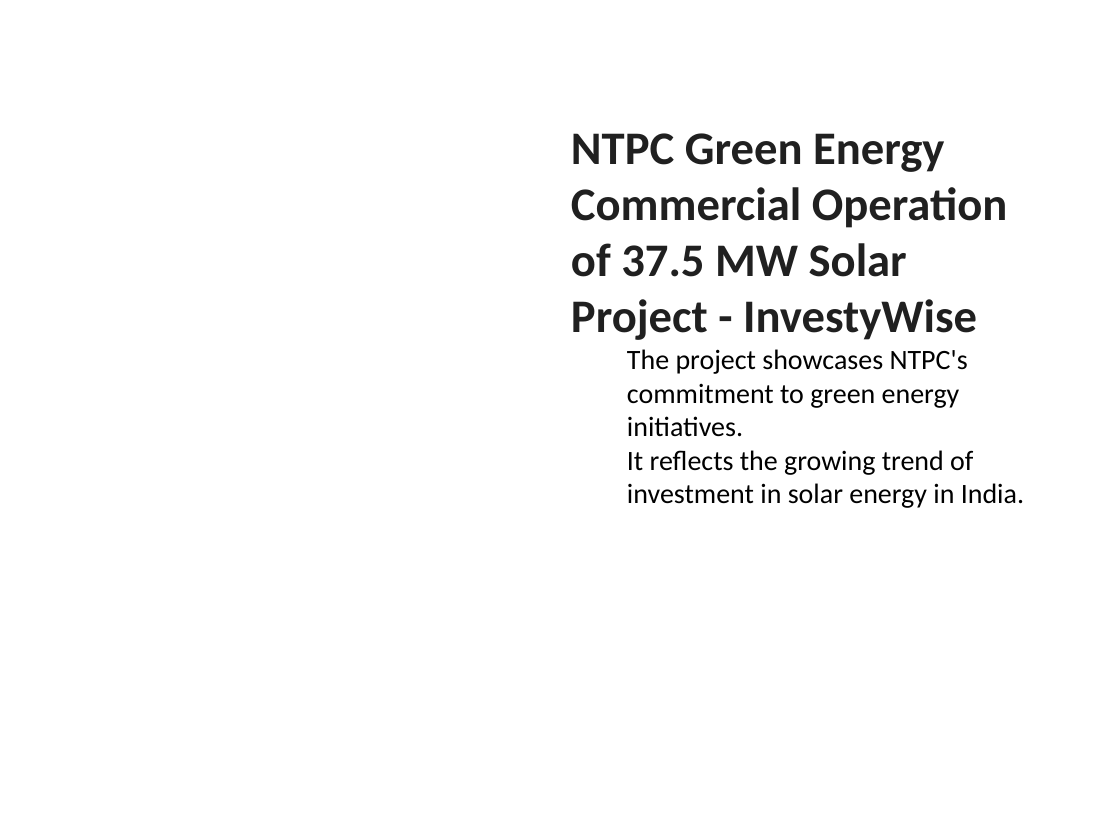
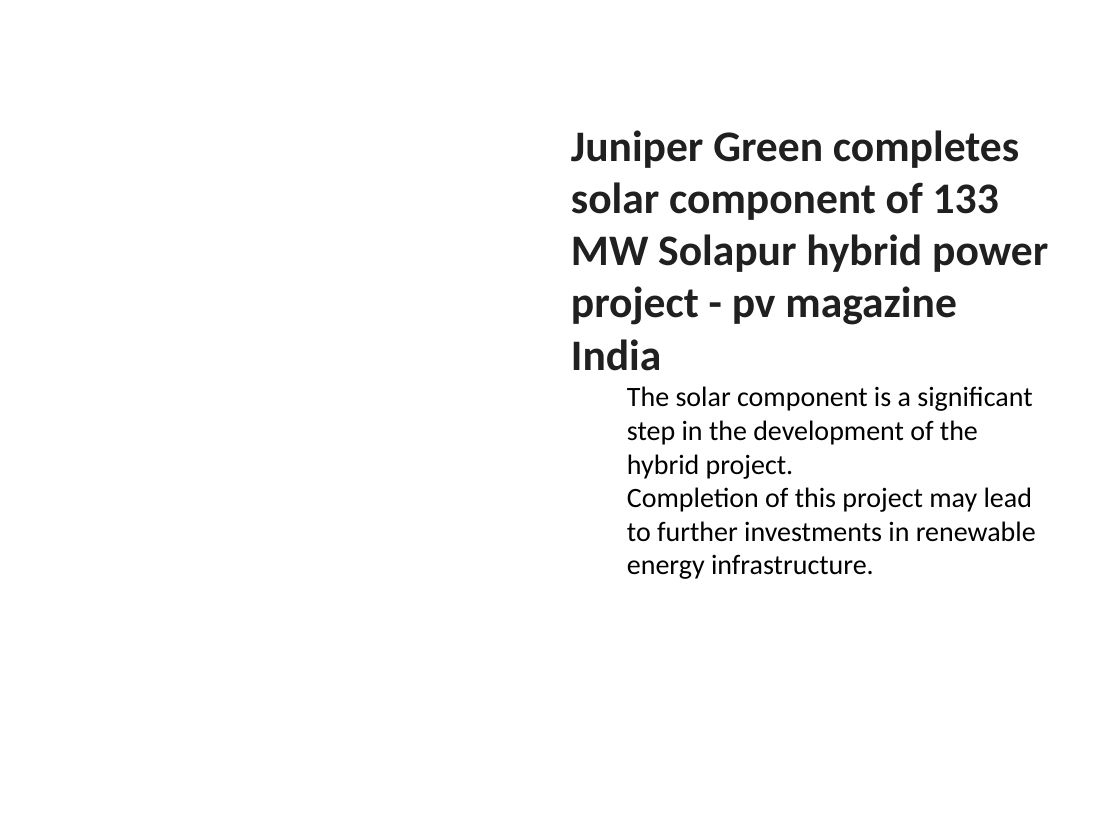
Before and after one commit to gauravsiemens1988/Linkedin-AI-Agent_Personal, a slide deck: slide 5 of drafts/linkedin_carousel.pptx. Drawn at 1120x840 pixels with LibreOffice and Linux fonts; fonts in the diff are those of the drawing. Boxes give left, top, right and bottom in pixels: in the first picture for what was removed or moved away, otherwise in the second. Text is boxed around its words. In the diff, an @@ line names an element or a change of style, - is before the commit and + after.

```diff
--- a/drafts/linkedin_carousel.pptx
+++ b/drafts/linkedin_carousel.pptx
@@ text at (571, 130, 1048, 579): text changed @@
-NTPC Green Energy Commercial Operation of 37.5 MW Solar Project - InvestyWise
-  The project showcases NTPC's commitment to green energy initiatives.
-  It reflects the growing trend of investment in solar energy in India.
+Juniper Green completes solar component of 133 MW Solapur hybrid power project - pv magazine India
+  The solar component is a significant step in the development of the hybrid project.
+  Completion of this project may lead to further investments in renewable energy infrastructure.
```
Also in this commit, not shown: 5 other slides changed, 1 other file.
